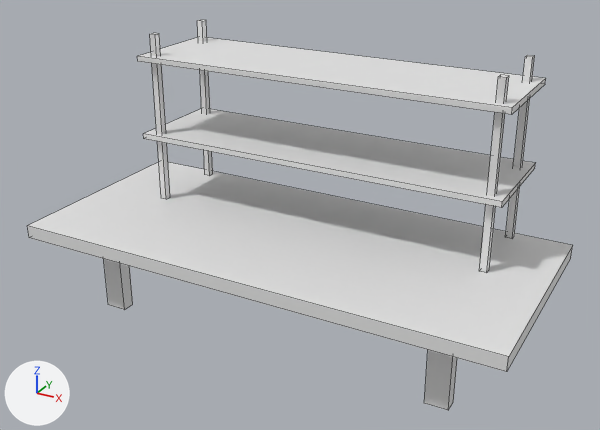
The OBJ model Assets/Imported_Asset/Garage/Workbench.obj: old version first, new version second.
Both versions are drawn from a camera (50 mm lens) standing at (28.11, 11.76, 16.17) and looking at (15.13, 35.35, 4.37). The lights are fixed; the arrows at lower left show +X, +Y and +Z. Mesh edges are drawn as thin lines. Where no turn or scale is listed for an object, it has been applied to the vertices.

The first picture shows 'Workbench'.
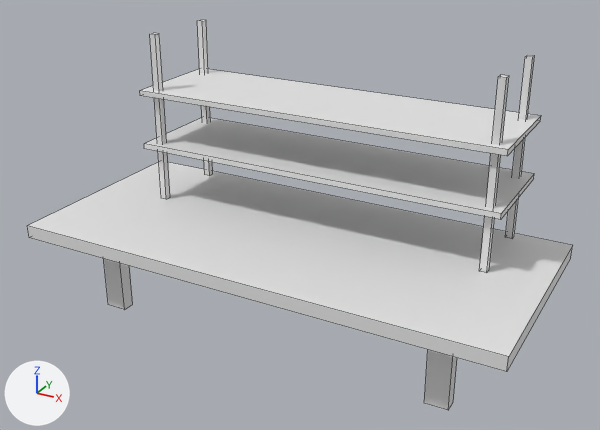
The edits, one by one:
me_workbench has 88 vertices, 66 faces and spans x 5.8..23.8, y 31.4..39.6, z 0.0..10.0.
me_workbench is used by ob_workbench; location (0.0, 0.0, 0.0).
me_workbench part 1: the loose piece of 8 vertices spanning x 8.1..22.1, y 35.6..39.6, z 9.0..9.2 is moved by (0.0, 0.0, -1.3).
me_workbench part 2: the loose piece of 8 vertices spanning x 8.1..22.1, y 35.6..39.6, z 6.0..6.2 is moved by (0.0, 0.0, -0.4).

Where the change shows, as pixel boxes (x1, y1, x2, y2) in the pictures (600 x 430 px; the box of a moved part takes in the faces that stretch with it):
part 1 of me_workbench, moved or reshaped
    before: (137, 37, 546, 114)
    after: (140, 69, 541, 156)
part 2 of me_workbench, moved or reshaped
    before: (143, 109, 535, 208)
    after: (144, 118, 534, 220)
